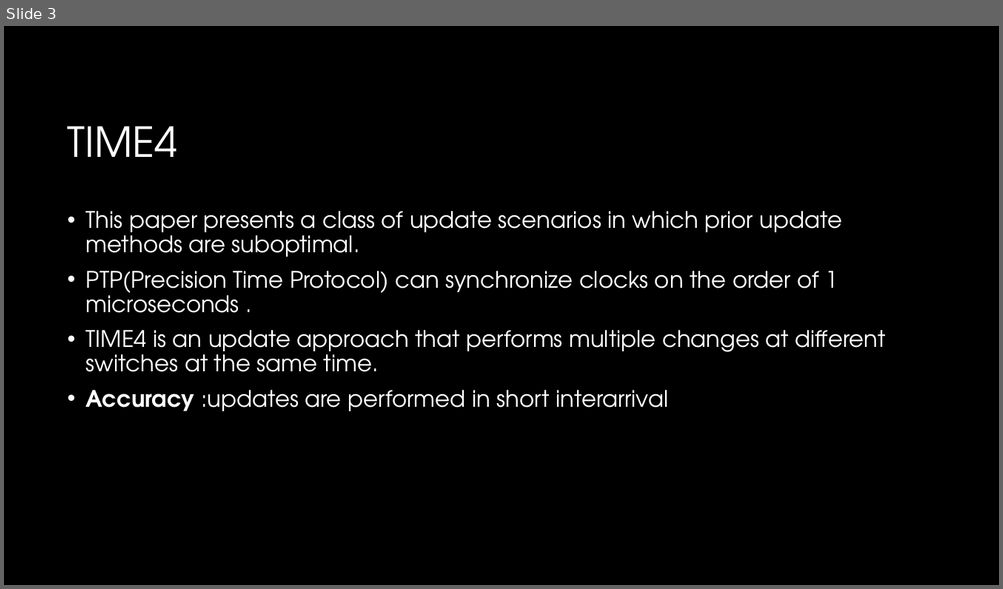
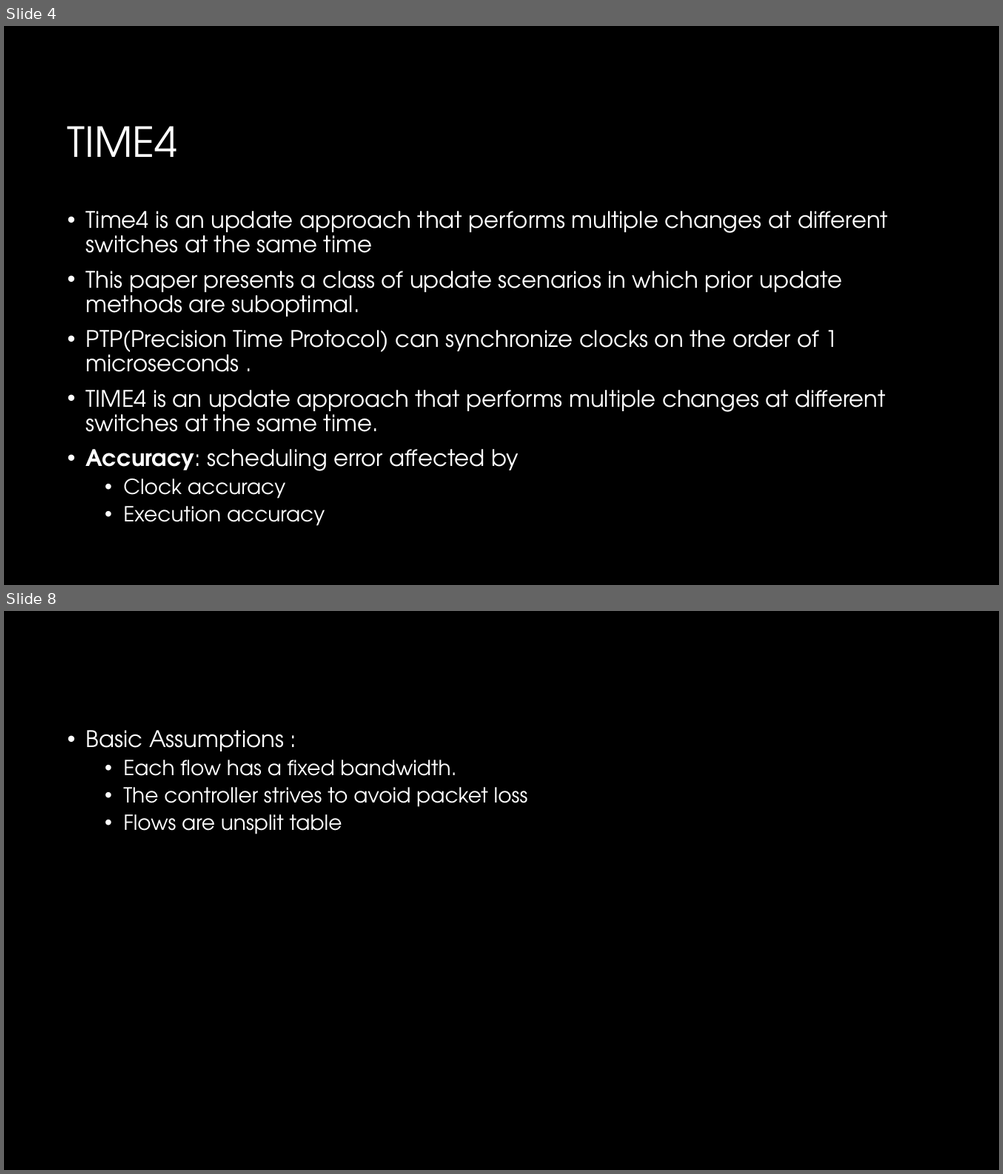
Before and after one commit to arshiarezaei/ConsistentAndFastNetworkUpdateInWirelessTimeSensitiveSoftware-DefinedNetworks, a slide deck: Presentation1.pptx. Shown one above the other, each under a label of ours: slide 3 before the commit, slides 4 and 8 after it; the slides between them are not shown. The pictures are 1003x589 and 1003x1174 pixels, drawn with LibreOffice and Linux fonts; fonts in the diff are those of the drawing; background and template pictures are left out. Boxes give left, top, right and bottom in pixels: in the first picture for what was removed or moved away, otherwise in the second. Text is boxed around its words. In the diff, an @@ line names an element or a change of style, - is before the commit and + after.

```diff
--- a/Presentation1.pptx
+++ b/Presentation1.pptx
@@ slide 8 added at [4, 611, 999, 1170], background #000000 @@
@@ text added at [86, 730, 528, 834], 20 pt, text #FFFFFF @@
+• Basic Assumptions :
+  • Each flow has a fixed bandwidth.
+  • The controller strives to avoid packet loss
+  • Flows are unsplit table
@@ what was slide 3 is now slide 4 @@
@@ slide 4 changed as well @@
@@ text at [86, 211, 888, 253]: paragraph added @@
+• Time4 is an update approach that performs multiple changes at different switches at the same time
@@ text at [86, 449, 518, 526]: text changed @@
-• Accuracy :updates are performed in short interarrival
+• Accuracy: scheduling error affected by
+  • Clock accuracy
+  • Execution accuracy
```
Also in this commit, not shown: 2 other slides changed, 8 other slides added, 2 slides removed.
